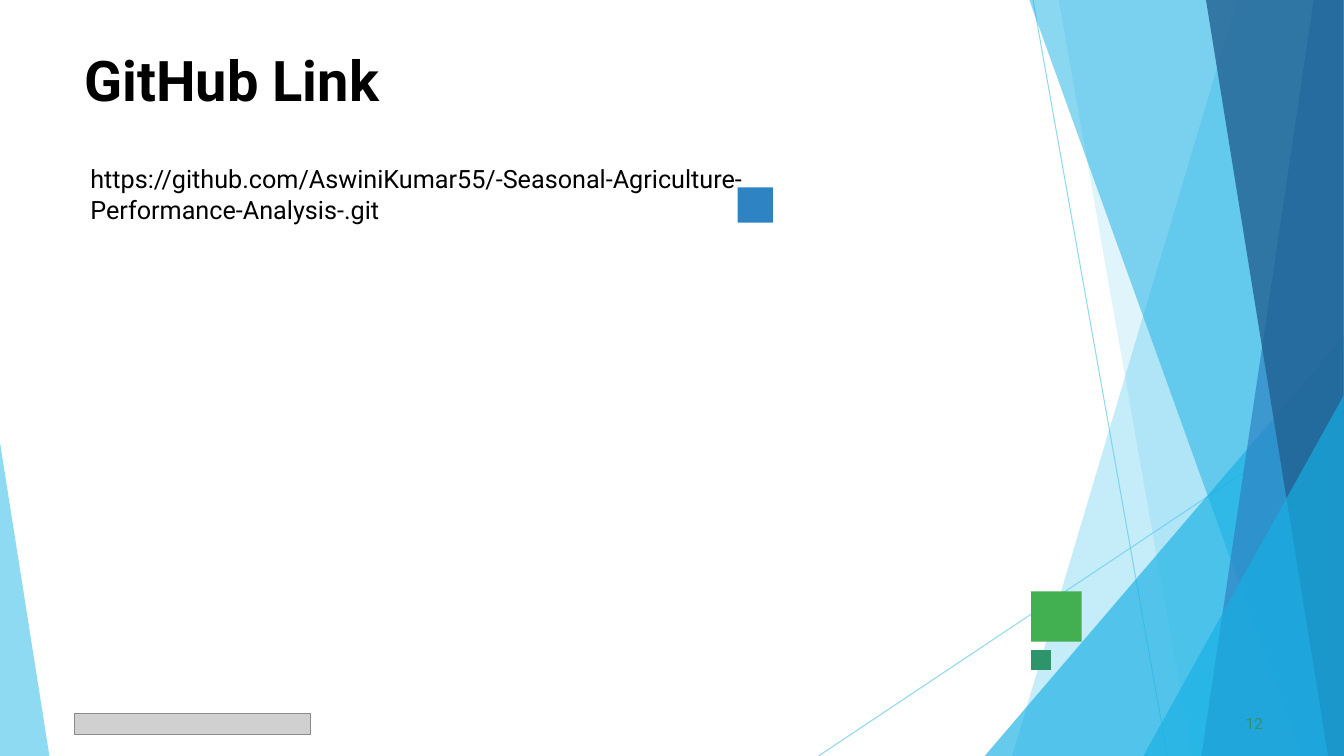
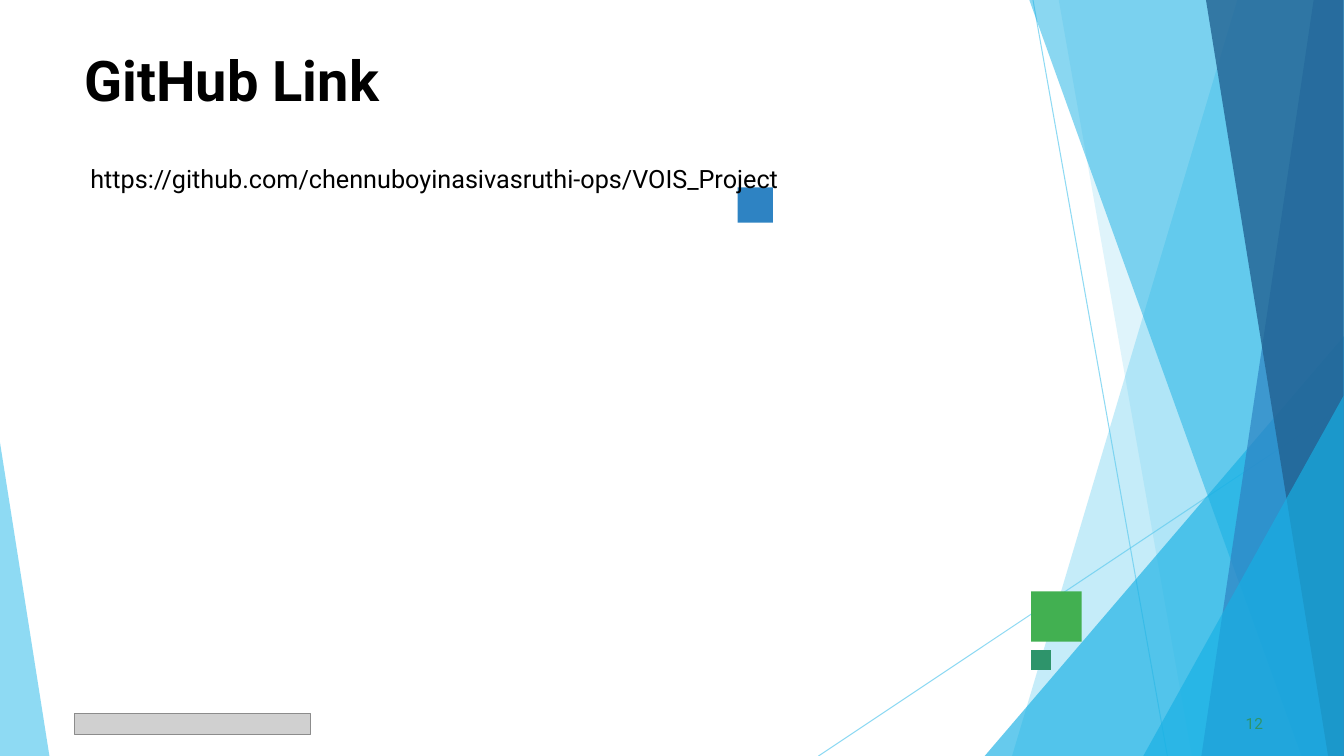
Before and after one commit to chennuboyinasivasruthi-ops/VOIS_Project, a slide deck: slide 12 of VOIS_Major_Project_PPT_Submission_Template.pptx. Drawn at 1344x756 pixels with LibreOffice and Linux fonts; fonts in the diff are those of the drawing; grey boxes stand for pictures. Boxes give left, top, right and bottom in pixels: in the first picture for what was removed or moved away, otherwise in the second. Text is boxed around its words. In the diff, an @@ line names an element or a change of style, - is before the commit and + after.

Commit message:
VOIS Major Project Completion

```diff
--- a/VOIS_Major_Project_PPT_Submission_Template.pptx
+++ b/VOIS_Major_Project_PPT_Submission_Template.pptx
@@ text at (x1=90, y1=169, x2=778, y2=195): text changed @@
-https://github.com/AswiniKumar55/-Seasonal-Agriculture-Performance-Analysis-.git
+https://github.com/chennuboyinasivasruthi-ops/VOIS_Project
```
Also in this commit, not shown: 2 other slides changed.
